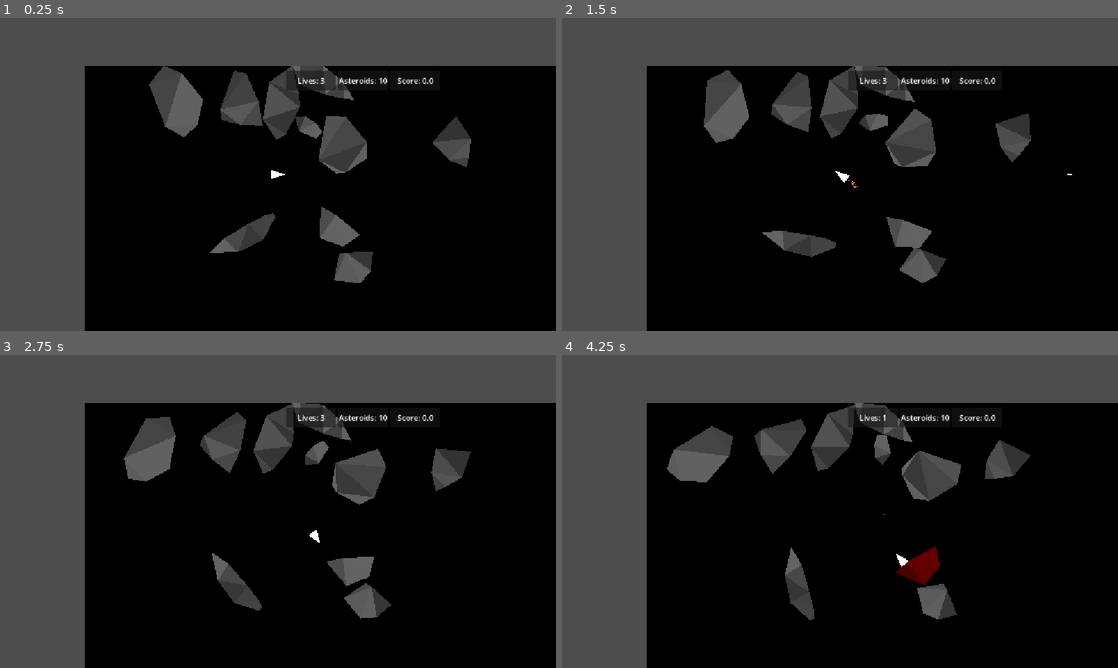
Above: before the commit, frames 1-4 (two rows, left to right).
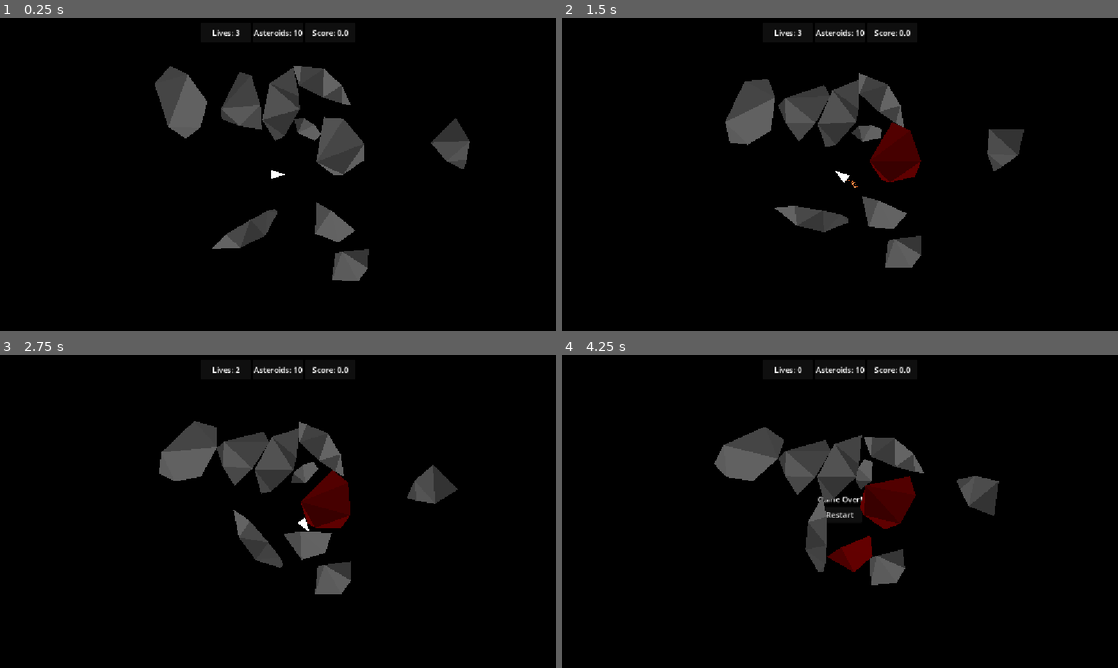
Above: after the commit, the same moments.

Repository: ProudFridge/Asteroids
Game: Godot game, scene res://scenes/game/game.tscn
Same seed, same stepped clock (60 frames per second), same inputs: the game is played once before the commit and once after it.
Inputs (mouse positions are in pixels of both pictures, inside the frame that each line leads up to):
- Up to frame 1 (0.25 s): no input
- Up to frame 2 (1.5 s): tap Enter at 0.5 s; move the mouse to (962, 158) at 0.52 s; hold D (turn_right) 0.53-1.28 s; hold Space (shoot) 0.53-1.28 s; click (962, 158) at 0.67 s; move the mouse to (728, 190) at 1.27 s; hold S (backwards) from 1.28 s (still down); tap Alt at 1.35 s
- Up to frame 3 (2.75 s): move the mouse to (333, 442) at 2.02 s; release S (backwards) at 2.03 s; hold D (turn_right) from 2.03 s (still down); tap Shift at 2.1 s
- Up to frame 4 (4.25 s): move the mouse to (812, 574) at 2.77 s; release D (turn_right) at 2.78 s; hold W (forwards) 2.78-3.53 s; tap Space (shoot) at 2.85 s; click (812, 574) at 2.92 s; move the mouse to (1006, 558) at 3.52 s; hold A (turn_left) from 3.53 s (still down); tap Alt at 3.6 s

The runs differ from the first frame. In frame 1, 31% of the frame differs, in the area x 0-100%, y 0-100%; in frame 2, 39%; in frame 3, 41%; in frame 4, 42%.

Commit message:
Remove the camera zoom effect when the game has been won or lost

Diff:
--- a/scenes/game/camera_2d.gd
+++ b/scenes/game/camera_2d.gd
@@ -6,15 +6,3 @@
 # Called when the node enters the scene tree for the first time.
 func _ready() -> void:
 	position = Global.windowSize / 2
-	gameManager.won.connect(_on_game_manager_won)
-	gameManager.lost.connect(_on_game_manager_lost)
-
-
-func _on_game_manager_won() -> void:
-	position = player.position
-	zoom = Vector2(2,2)
-
-
-func _on_game_manager_lost() -> void:
-	position = player.position
-	zoom = Vector2(2,2)
--- a/scenes/game/game.tscn
+++ b/scenes/game/game.tscn
@@ -57,7 +57,10 @@
 [node name="BulletManager" parent="Managers" unique_id=1104816647 node_paths=PackedStringArray("shooter") instance=ExtResource("6_kp23o")]
 shooter = NodePath("../../Player")
 
-[node name="UI" type="Control" parent="." unique_id=311688332]
+[node name="CanvasLayer" type="CanvasLayer" parent="." unique_id=137853518]
+layer = -10
+
+[node name="UI" type="Control" parent="CanvasLayer" unique_id=311688332]
 layout_mode = 3
 anchors_preset = 15
 anchor_right = 1.0
@@ -65,7 +68,7 @@
 grow_horizontal = 2
 grow_vertical = 2
 
-[node name="ColorRect" type="ColorRect" parent="UI" unique_id=2144515775]
+[node name="ColorRect" type="ColorRect" parent="CanvasLayer/UI" unique_id=2144515775]
 z_index = -10
 layout_mode = 1
 anchors_preset = 15
@@ -75,7 +78,7 @@
 grow_vertical = 2
 color = Color(0, 0, 0, 1)
 
-[node name="MarginContainer" type="MarginContainer" parent="UI" unique_id=213812162]
+[node name="MarginContainer" type="MarginContainer" parent="CanvasLayer/UI" unique_id=213812162]
 custom_minimum_size = Vector2(320, 0)
 layout_mode = 1
 anchors_preset = 5
@@ -87,14 +90,14 @@
 grow_horizontal = 2
 theme_override_constants/margin_top = 10
 
-[node name="HBoxContainer" type="HBoxContainer" parent="UI/MarginContainer" unique_id=1303447050]
-layout_mode = 2
-
-[node name="Panel" type="Panel" parent="UI/MarginContainer/HBoxContainer" unique_id=507421942]
+[node name="HBoxContainer" type="HBoxContainer" parent="CanvasLayer/UI/MarginContainer" unique_id=1303447050]
+layout_mode = 2
+
+[node name="Panel" type="Panel" parent="CanvasLayer/UI/MarginContainer/HBoxContainer" unique_id=507421942]
 layout_mode = 2
 size_flags_horizontal = 3
 
-[node name="LivesLabel" type="Label" parent="UI/MarginContainer/HBoxContainer/Panel" unique_id=474743535 node_paths=PackedStringArray("player")]
+[node name="LivesLabel" type="Label" parent="CanvasLayer/UI/MarginContainer/HBoxContainer/Panel" unique_id=474743535 node_paths=PackedStringArray("player")]
 layout_mode = 1
 anchors_preset = 8
 anchor_left = 0.5
@@ -108,13 +111,13 @@
 grow_horizontal = 2
 grow_vertical = 2
 script = ExtResource("6_5i0tg")
-player = NodePath("../../../../../Player")
-
-[node name="Panel2" type="Panel" parent="UI/MarginContainer/HBoxContainer" unique_id=1979931798]
+player = NodePath("../../../../../../Player")
+
+[node name="Panel2" type="Panel" parent="CanvasLayer/UI/MarginContainer/HBoxContainer" unique_id=1979931798]
 layout_mode = 2
 size_flags_horizontal = 3
 
-[node name="AsteroidCountLabel" type="Label" parent="UI/MarginContainer/HBoxContainer/Panel2" unique_id=1230718935 node_paths=PackedStringArray("asteroidManager")]
+[node name="AsteroidCountLabel" type="Label" parent="CanvasLayer/UI/MarginContainer/HBoxContainer/Panel2" unique_id=1230718935 node_paths=PackedStringArray("asteroidManager")]
 layout_mode = 1
 anchors_preset = 8
 anchor_left = 0.5
@@ -128,13 +131,13 @@
 grow_horizontal = 2
 grow_vertical = 2
 script = ExtResource("7_bdhmt")
-asteroidManager = NodePath("../../../../../Managers/AsteroidManager")
-
-[node name="Panel3" type="Panel" parent="UI/MarginContainer/HBoxContainer" unique_id=2049838663]
+asteroidManager = NodePath("../../../../../../Managers/AsteroidManager")
+
+[node name="Panel3" type="Panel" parent="CanvasLayer/UI/MarginContainer/HBoxContainer" unique_id=2049838663]
 layout_mode = 2
 size_flags_horizontal = 3
 
-[node name="ScoreLabel" type="Label" parent="UI/MarginContainer/HBoxContainer/Panel3" unique_id=1073056985 node_paths=PackedStringArray("asteroidManager")]
+[node name="ScoreLabel" type="Label" parent="CanvasLayer/UI/MarginContainer/HBoxContainer/Panel3" unique_id=1073056985 node_paths=PackedStringArray("asteroidManager")]
 layout_mode = 1
 anchors_preset = 8
 anchor_left = 0.5
@@ -148,9 +151,9 @@
 grow_horizontal = 2
 grow_vertical = 2
 script = ExtResource("8_87uf6")
-asteroidManager = NodePath("../../../../../Managers/AsteroidManager")
-
-[node name="GameOverContainer" type="VBoxContainer" parent="UI" unique_id=118280416 node_paths=PackedStringArray("gameManager")]
+asteroidManager = NodePath("../../../../../../Managers/AsteroidManager")
+
+[node name="GameOverContainer" type="VBoxContainer" parent="CanvasLayer/UI" unique_id=118280416 node_paths=PackedStringArray("gameManager")]
 visible = false
 layout_mode = 1
 anchors_preset = 8
@@ -165,20 +168,20 @@
 grow_horizontal = 2
 grow_vertical = 2
 script = ExtResource("11_kp23o")
-gameManager = NodePath("../../Managers/GameManager")
-
-[node name="GameOverLabel" type="Label" parent="UI/GameOverContainer" unique_id=469862239]
+gameManager = NodePath("../../../Managers/GameManager")
+
+[node name="GameOverLabel" type="Label" parent="CanvasLayer/UI/GameOverContainer" unique_id=469862239]
 layout_mode = 2
 text = "Game Over!"
 label_settings = SubResource("LabelSettings_0sr1o")
 horizontal_alignment = 1
 
-[node name="RestartButton" type="Button" parent="UI/GameOverContainer" unique_id=955558674]
+[node name="RestartButton" type="Button" parent="CanvasLayer/UI/GameOverContainer" unique_id=955558674]
 layout_mode = 2
 size_flags_vertical = 3
 text = "Restart"
 
-[node name="GameWonContainer" type="VBoxContainer" parent="UI" unique_id=1417264360 node_paths=PackedStringArray("gameManager")]
+[node name="GameWonContainer" type="VBoxContainer" parent="CanvasLayer/UI" unique_id=1417264360 node_paths=PackedStringArray("gameManager")]
 layout_mode = 1
 anchors_preset = 8
 anchor_left = 0.5
@@ -192,14 +195,14 @@
 grow_horizontal = 2
 grow_vertical = 2
 script = ExtResource("11_5jirj")
-gameManager = NodePath("../../Managers/GameManager")
-
-[node name="YouWonLabel" type="Label" parent="UI/GameWonContainer" unique_id=37234498]
+gameManager = NodePath("../../../Managers/GameManager")
+
+[node name="YouWonLabel" type="Label" parent="CanvasLayer/UI/GameWonContainer" unique_id=37234498]
 layout_mode = 2
 text = "You won!"
 horizontal_alignment = 1
 
-[node name="RestartButton" type="Button" parent="UI/GameWonContainer" unique_id=563091775]
+[node name="RestartButton" type="Button" parent="CanvasLayer/UI/GameWonContainer" unique_id=563091775]
 layout_mode = 2
 size_flags_vertical = 3
 text = "Restart"
--- a/scenes/managers/asteroid_manager/asteroid_manager.gd
+++ b/scenes/managers/asteroid_manager/asteroid_manager.gd
@@ -29,7 +29,7 @@
 
 		asteroid.position = position
 		asteroid.angular_velocity = randf_range(-1, 1)
-		asteroid.linear_velocity = -(Vector2(Global.windowSize / 2) - position).normalized() * randf_range(10, 30)
+		asteroid.linear_velocity = (Vector2(Global.windowSize / 2) - position).normalized() * randf_range(10, 30)
 
 		add_child(asteroid)
 		asteroid_added.emit()
